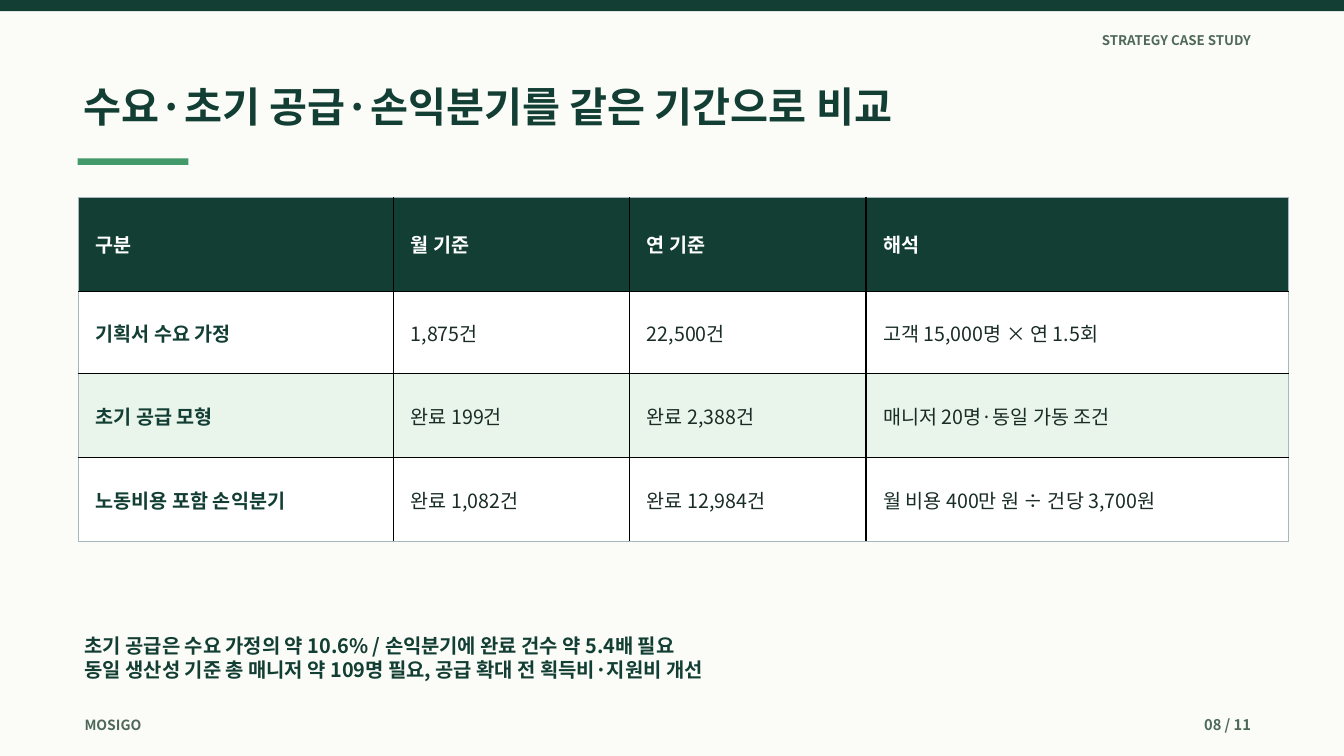
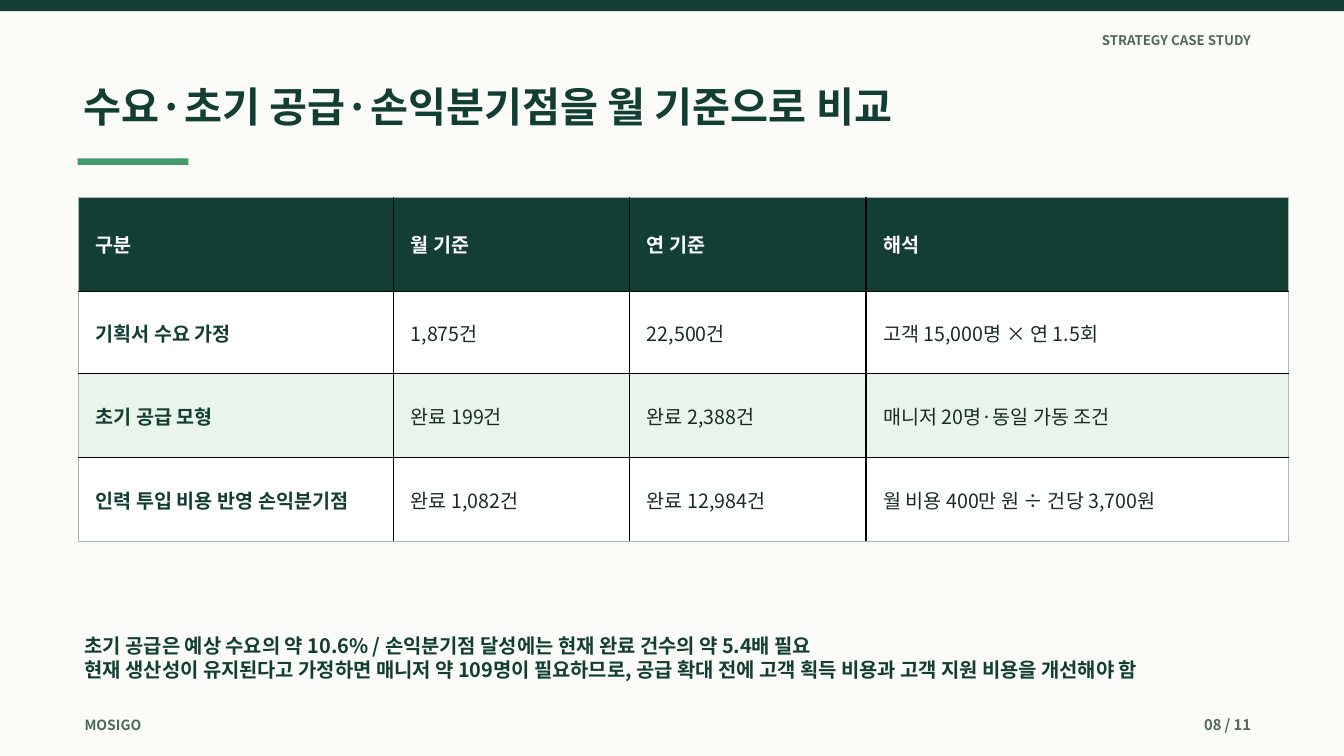
Before and after one commit to dohyunkimmm/mosigo-case-study, a slide deck: slide 8 of downloads/mosigo_report.pptx. Drawn at 1344x756 pixels with LibreOffice and Linux fonts; fonts in the diff are those of the drawing. Boxes give left, top, right and bottom in pixels: in the first picture for what was removed or moved away, otherwise in the second. Text is boxed around its words. In the diff, an @@ line names an element or a change of style, - is before the commit and + after.

```diff
--- a/downloads/mosigo_report.pptx
+++ b/downloads/mosigo_report.pptx
@@ text at (84,87,892,126): text changed @@
-수요·초기 공급·손익분기를 같은 기간으로 비교
+수요·초기 공급·손익분기점을 월 기준으로 비교
@@ table at (79,198,1288,542) @@
-row 4, column 1: 노동비용 포함 손익분기
+row 4, column 1: 인력 투입 비용 반영 손익분기점
@@ text at (85,636,1137,681): text changed @@
-초기 공급은 수요 가정의 약 10.6% / 손익분기에 완료 건수 약 5.4배 필요
-동일 생산성 기준 총 매니저 약 109명 필요, 공급 확대 전 획득비·지원비 개선
+초기 공급은 예상 수요의 약 10.6% / 손익분기점 달성에는 현재 완료 건수의 약 5.4배 필요
+현재 생산성이 유지된다고 가정하면 매니저 약 109명이 필요하므로, 공급 확대 전에 고객 획득 비용과 고객 지원 비용을 개선해야 함
```
Also in this commit, not shown: 7 other slides changed, 17 other files.
